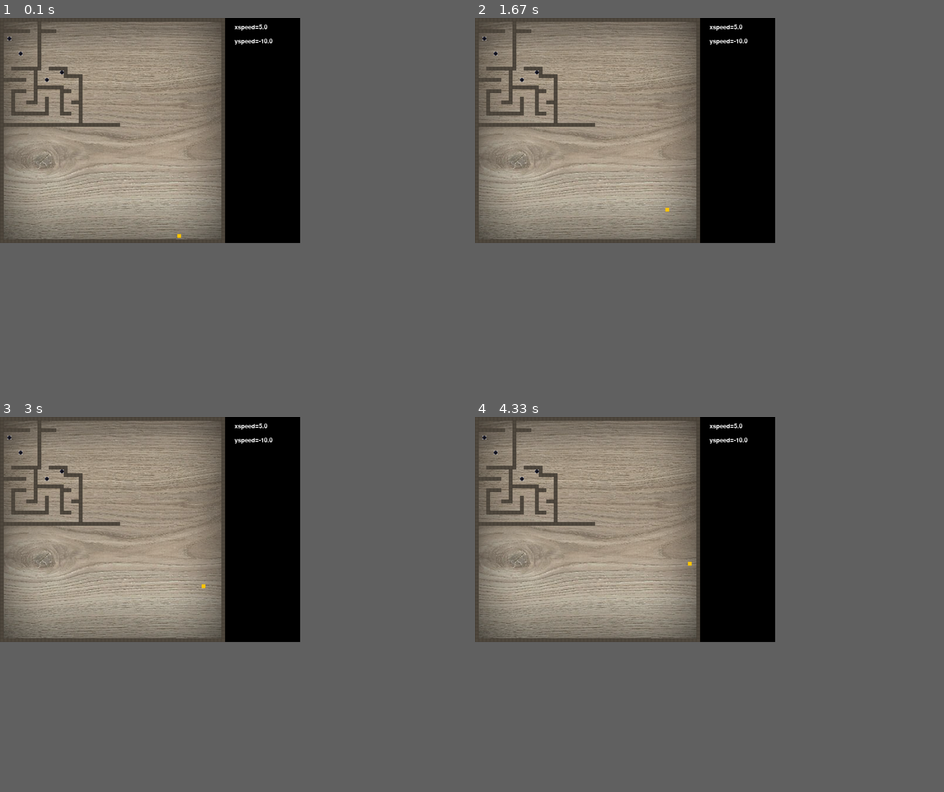
Above: before the commit, frames 1-4 (two rows, left to right).
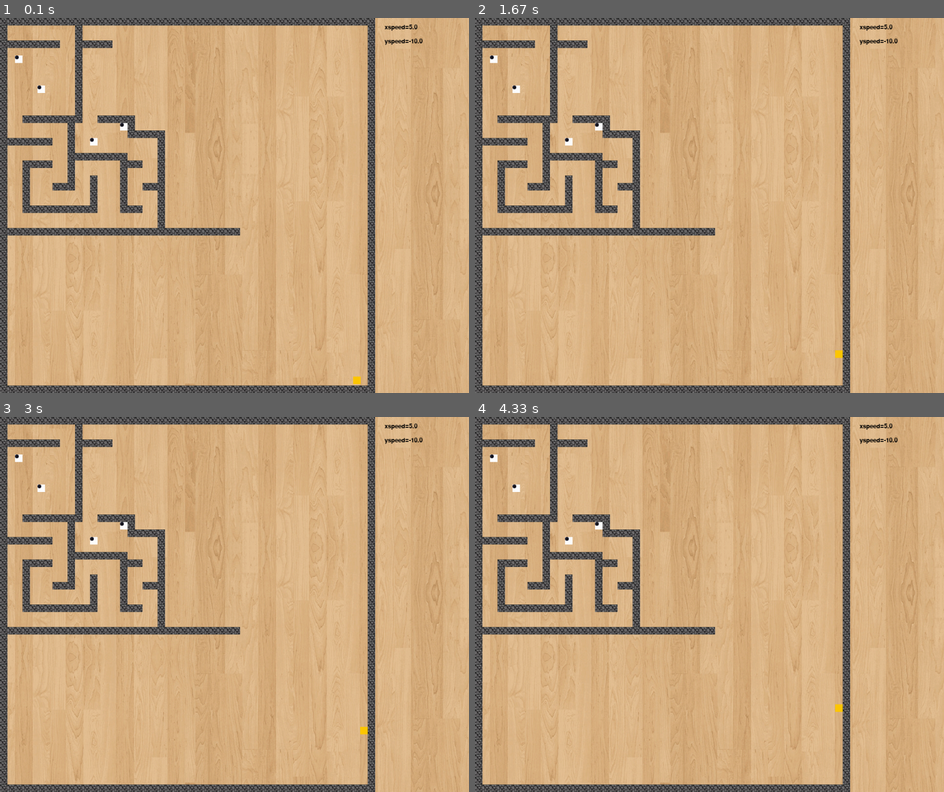
Above: after the commit, the same moments.

Repository: CyberFlameGO/CAO2-PyGame
Game: pygame game, started from CAO - Game/game/our_game.py
The game is run twice, just before and just after one commit, with the same random seed, the same clock (stepped at 60 frames per second) and the same inputs.
Inputs:
- Up to frame 1 (0.1 s): no input
- Up to frame 2 (1.67 s): no input
- Up to frame 3 (3 s): no input
- Up to frame 4 (4.33 s): no input
In our replay, the window is 576x432 before the commit and 900x720 after it. These sizes can differ from the game's own. Grey fills any space a smaller window leaves; there, only what the larger window draws over its background counts as a difference.

The runs differ from the first frame. In frame 1, 48% of the frame differs, in the area x 0-100%, y 0-100%; in frame 2, 48%; in frame 3, 48%; in frame 4, 48%.

Commit message:
Scale and resolution change

Diff:
--- a/CAO - Game/game/our_game.py
+++ b/CAO - Game/game/our_game.py
@@ -11,7 +11,7 @@
 import array
 
 # Constants
-OBJECT_SIZE = 8
+OBJECT_SIZE = 16
 PROGRAM_SPEED = 60
 
 #Map objects
@@ -20,66 +20,56 @@
 holes = []
 
 map = [
-"WWWWWWWWWWWWWWWWWWWWWWWWWWWWWWWWWWWWWWWWWWWWWWWWWWWWWWWWWWWW",
-"W         W                                                W",
-"W         W                                                W",
-"WWWWWWWW  WWWWW                                            W",
-"W         W                                                W",
-"W H       W                                                W",
-"W         W                                                W",
-"W         W                                                W",
-"W         W                                                W",
-"W    H    W                                                W",
-"W         W                                                W",
-"W         W                                                W",
-"W         W                                                W",
-"W  WWWWWWWW  WWWWW                                         W",
-"W        W      HW                                         W",
-"W        W       WWWWW                                     W",
-"WWWWWWW  W  H        W                                     W",
-"W        W           W                                     W",
-"W        WWWWWWWW    W                                     W",
-"W  WWWW  W      WWW  W                                     W",
-"W  W     W      W    W                                     W",
-"W  W     W  W   W    W                                     W",
-"W  W   WWW  W   W  WWW                                     W",
-"W  W        W   W    W                                     W",
-"W  W        W   W    W                                     W",
-"W  WWWWWWWWWW   WWW  W                                     W",
-"W                    W                                     W",
-"W                    W                                     W",
-"WWWWWWWWWWWWWWWWWWWWWWWWWWWWWWWW                           W",
-"W                                                          W",
-"W                                                          W",
-"W                                                          W",
-"W                                                          W",
-"W                                                          W",
-"W                                                          W",
-"W                                                          W",
-"W                                                          W",
-"W                                                          W",
-"W                                                          W",
-"W                                                          W",
-"W                                                          W",
-"W                                                          W",
-"W                                                          W",
-"W                                                          W",
-"W                                                          W",
-"W                                                          W",
-"W                                                          W",
-"W                                                          W",
-"W                                                          W",
-"W                                                          W",
-"W                                                          W",
-"W                                                          W",
-"W                                                          W",
-"W                                                          W",
-"W                                                          W",
-"W                                                          W",
-"W                                                          W",
-"W                                                          W",
-"W                                              S           W",
-"WWWWWWWWWWWWWWWWWWWWWWWWWWWWWWWWWWWWWWWWWWWWWWWWWWWWWWWWWWWW",
+"WWWWWWWWWWWWWWWWWWWWWWWWWWWWWWWWWWWWWWWWWWWWWWWWWW",
+"W         W                                      W",
+"W         W                                      W",
+"WWWWWWWW  WWWWW                                  W",
+"W         W                                      W",
+"W H       W                                      W",
+"W         W                                      W",
+"W         W                                      W",
+"W         W                                      W",
+"W    H    W                                      W",
+"W         W                                      W",
+"W         W                                      W",
+"W         W                                      W",
+"W  WWWWWWWW  WWWWW                               W",
+"W        W      HW                               W",
+"W        W       WWWWW                           W",
+"WWWWWWW  W  H        W                           W",
+"W        W           W                           W",
+"W        WWWWWWWW    W                           W",
+"W  WWWW  W      WWW  W                           W",
+"W  W     W      W    W                           W",
+"W  W     W  W   W    W                           W",
+"W  W   WWW  W   W  WWW                           W",
+"W  W        W   W    W                           W",
+"W  W        W   W    W                           W",
+"W  WWWWWWWWWW   WWW  W                           W",
+"W                    W                           W",
+"W                    W                           W",
+"WWWWWWWWWWWWWWWWWWWWWWWWWWWWWWWW                 W",
+"W                                                W",
+"W                                                W",
+"W                                                W",
+"W                                                W",
+"W                                                W",
+"W                                                W",
+"W                                                W",
+"W                                                W",
+"W                                                W",
+"W                                                W",
+"W                                                W",
+"W                                                W",
+"W                                                W",
+"W                                                W",
+"W                                                W",
+"W                                                W",
+"W                                                W",
+"W                                                W",
+"W                                                W",
+"W                                              S W",
+"WWWWWWWWWWWWWWWWWWWWWWWWWWWWWWWWWWWWWWWWWWWWWWWWWW",
 ]
 
 # Initialise pygame
@@ -93,11 +83,11 @@
 speed_y = -10.0
 
 # Sprites
-sprite_wall = pygame.image.load('wall.png')
+sprite_wall = pygame.image.load('wall2.png')
 sprite_hole = pygame.image.load('hole.png')
 #sprite_ball = pygame.image.load('bal.png')
 #sprite_finish = pygame.image.load('finish.png')
-sprite_background = pygame.image.load('background.png')
+sprite_background = pygame.image.load('background2.png')
 
 
 
@@ -161,7 +151,7 @@
 
 
 #Set up display
-screen = pygame.display.set_mode((640, 480))
+screen = pygame.display.set_mode((1000, 800))
 
 #Create map
 x = y = 0
@@ -214,14 +204,14 @@
     pygame.draw.rect(screen, (255, 200, 0), ball.rect)
 
     font = pygame.font.Font(None, 20)
-    text = font.render("xspeed=" + str(speed_x), 1, (255, 255, 255))
+    text = font.render("xspeed=" + str(speed_x), 1, (0, 0, 0))
     textpos = text.get_rect()
-    textpos.left = 500
+    textpos.left = 820
     textpos.centery = 20
     screen.blit(text, textpos)
-    text = font.render("yspeed=" + str(speed_y), 1, (255, 255, 255))
+    text = font.render("yspeed=" + str(speed_y), 1, (0, 0, 0))
     textpos = text.get_rect()
-    textpos.left = 500
+    textpos.left = 820
     textpos.centery = 50
     screen.blit(text, textpos)
 
Binary file added: CAO - Game/game/background2.png
Binary file added: CAO - Game/game/wall2.png
